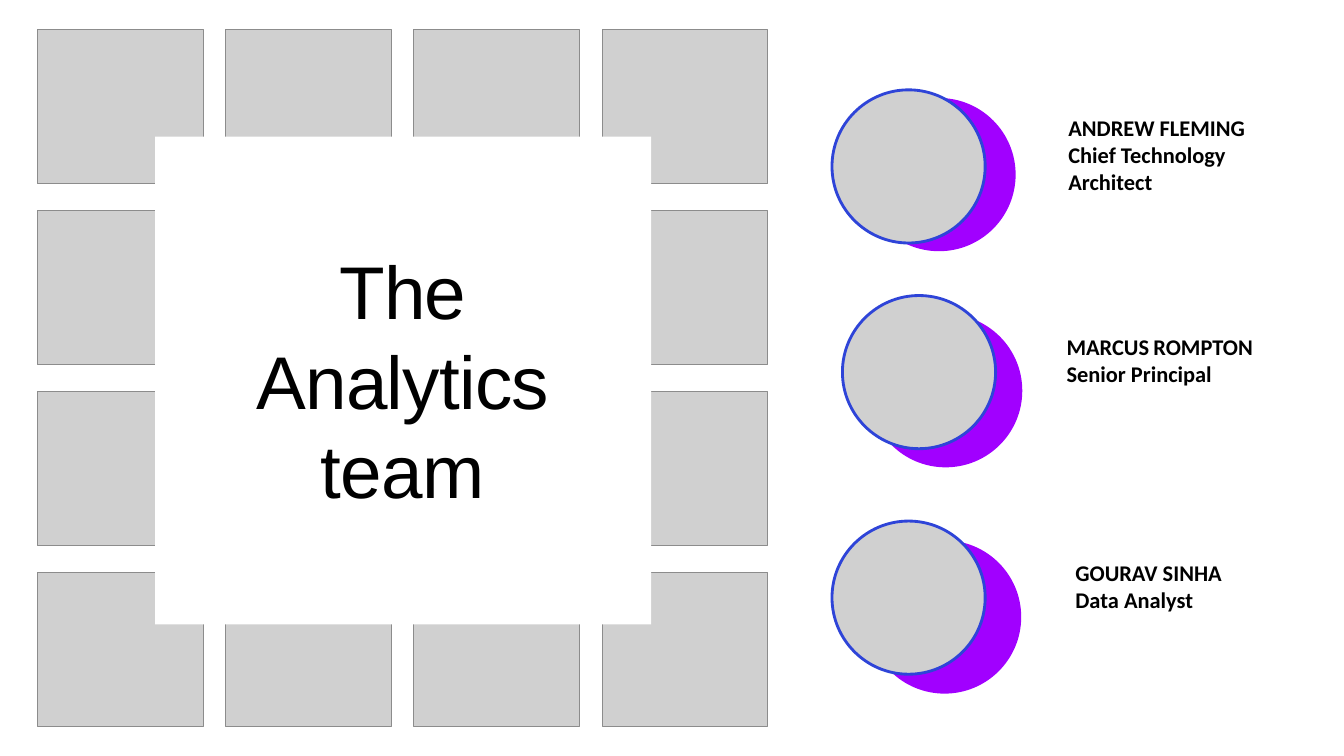
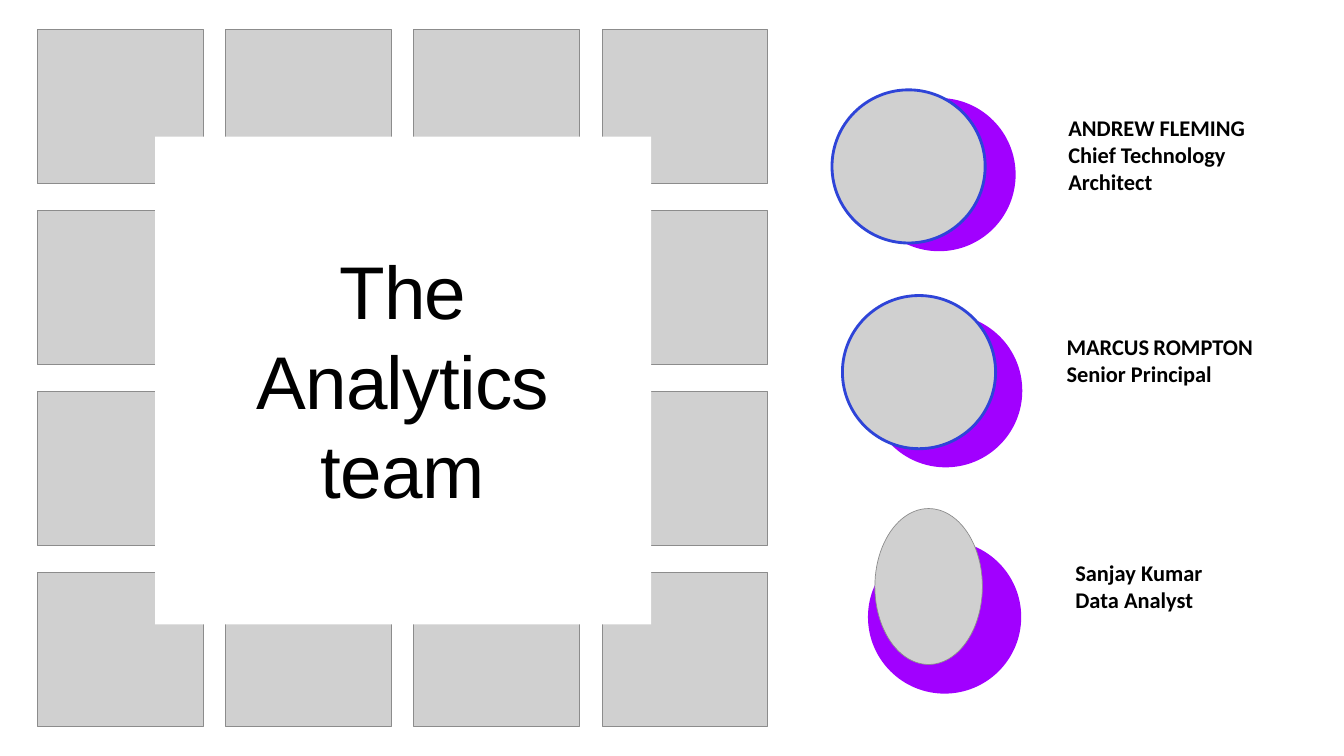
Before and after one commit to sunjai17/Accenture-SocialBuzz-Project, a slide deck: slide 5 of PowerPoint presentation.pptx. Drawn at 1344x756 pixels with LibreOffice and Linux fonts; fonts in the diff are those of the drawing; grey boxes stand for pictures. Boxes give left, top, right and bottom in pixels: in the first picture for what was removed or moved away, otherwise in the second. Text is boxed around its words. In the diff, an @@ line names an element or a change of style, - is before the commit and + after.

```diff
--- a/PowerPoint presentation.pptx
+++ b/PowerPoint presentation.pptx
@@ picture: place and size @@
-picture at [828, 521, 989, 674]
+picture at [875, 509, 982, 665]
@@ freeform shape removed at [831, 519, 986, 675] @@
@@ text at [1075, 565, 1202, 585]: text changed @@
-GOURAV SINHA
+Sanjay Kumar
```
Also in this commit, not shown: 2 other slides changed.
